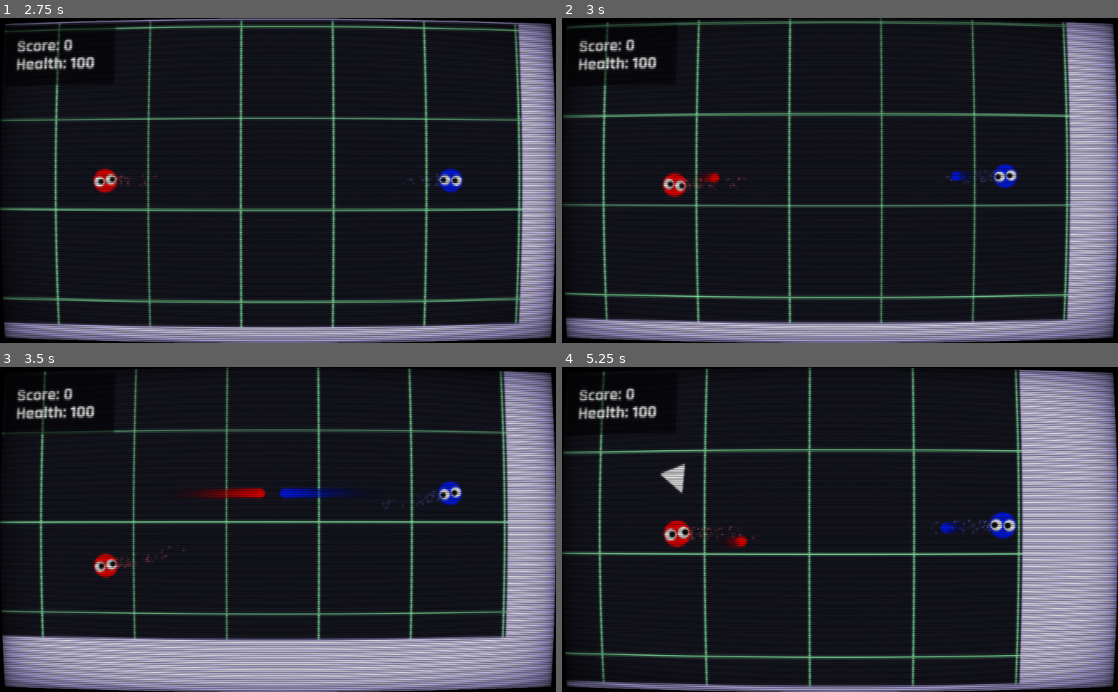
Above: before the commit, frames 1-4 (two rows, left to right).
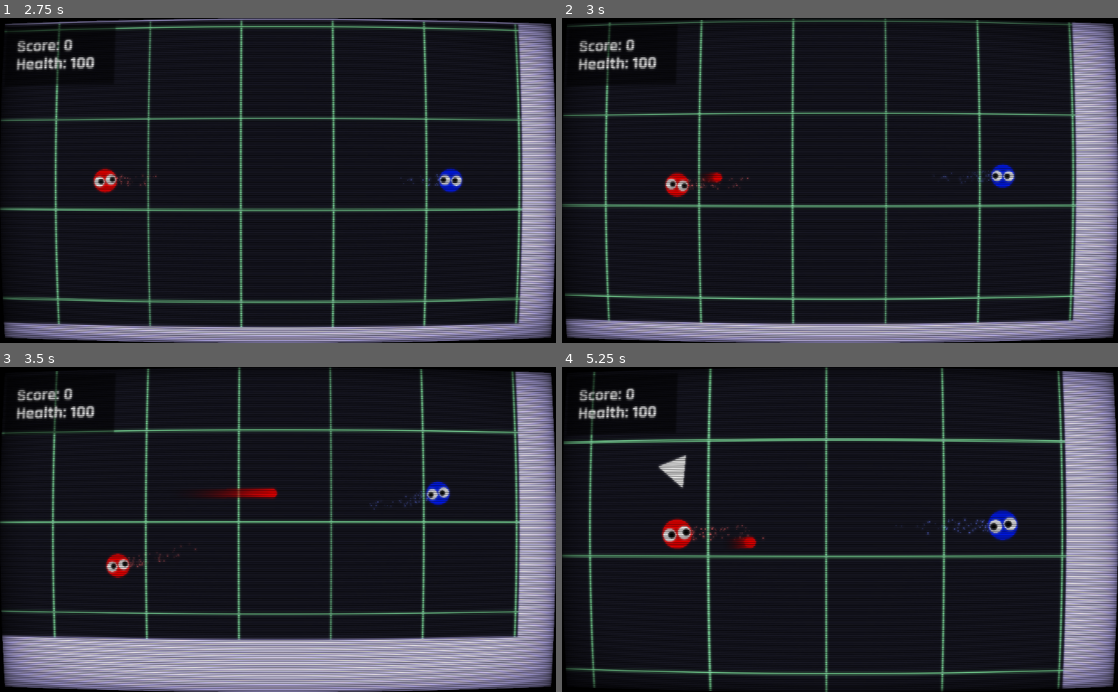
Above: after the commit, the same moments.

Repository: thomas-armena/crossfire
Game: Godot game, scene res://Scenes/MainMenu/MainMenu.tscn
Two runs of this game, one before a commit and one after it. Both use one fixed random seed, a clock stepped at 60 frames per second and the inputs below.
Inputs (mouse positions are in pixels of both pictures, inside the frame that each line leads up to):
- Up to frame 1 (2.75 s): click "Press ENTER to play" at 0.5 s; click "Press ENTER to play" at 1.25 s; tap Enter at 2 s; move the mouse to (400, 164) at 2.02 s; hold D (p1_move_right) from 2.03 s (still down); hold Enter from 2.03 s (still down); click (400, 164) at 2.17 s
- Up to frame 2 (3 s): move the mouse to (728, 196) at 2.77 s; release D (p1_move_right) at 2.78 s; release Enter at 2.78 s; hold S (p1_move_down) from 2.78 s (still down); tap Space (p1_shoot) at 2.85 s; click (728, 196) at 2.92 s
- Up to frame 3 (3.5 s): keep holding S (p1_move_down); tap Enter at 3.05 s
- Up to frame 4 (5.25 s): move the mouse to (895, 458) at 3.52 s; release S (p1_move_down) at 3.53 s; hold D (p1_move_right) 3.53-4.28 s; hold Enter 3.53-4.28 s; click (895, 458) at 3.67 s; move the mouse to (812, 594) at 4.27 s; hold W (p1_move_up) 4.28-5.03 s; tap Enter at 4.35 s; click (812, 594) at 4.42 s; move the mouse to (1006, 578) at 5.02 s; hold A (p1_move_left) from 5.03 s (still down); hold Enter from 5.03 s (still down); tap Space (p1_shoot) at 5.1 s; click (1006, 578) at 5.17 s

Frame 1 is identical in both runs. In frame 2, 10% of the frame differs, in the area x 0-93%, y 0-95%; in frame 3, 8.8%; in frame 4, 21%, in the area x 0-91%, y 0-100%.

Commit message:
Auto play background music

Diff:
--- /dev/null
+++ b/Scenes/BackgroundMusic.tscn
@@ -0,0 +1,8 @@
+[gd_scene load_steps=2 format=2]
+
+[ext_resource path="res://Sounds/snd_gamesong.wav" type="AudioStream" id=1]
+
+[node name="AudioStreamPlayer" type="AudioStreamPlayer"]
+stream = ExtResource( 1 )
+volume_db = -40.0
+autoplay = true
--- a/Scenes/Stage/Stage2.tscn
+++ b/Scenes/Stage/Stage2.tscn
@@ -1,7 +1,6 @@
-[gd_scene load_steps=10 format=2]
+[gd_scene load_steps=9 format=2]
 
 [ext_resource path="res://Scenes/Players/Player/Player.tscn" type="PackedScene" id=1]
-[ext_resource path="res://Sounds/snd_gamesong.wav" type="AudioStream" id=2]
 [ext_resource path="res://Scenes/Camera/CameraController.gd" type="Script" id=4]
 [ext_resource path="res://Scenes/Interface/Score/Score.tscn" type="PackedScene" id=5]
 [ext_resource path="res://Scenes/Camera/Camera.tscn" type="PackedScene" id=6]
@@ -109,8 +108,3 @@
 
 [node name="SpawnPoint9" type="Position2D" parent="EnemySpawner"]
 position = Vector2( 954.594, 216.375 )
-
-[node name="AudioStreamPlayer" type="AudioStreamPlayer" parent="."]
-stream = ExtResource( 2 )
-volume_db = -35.32
-autoplay = true
--- a/project.godot
+++ b/project.godot
@@ -22,6 +22,7 @@
 [autoload]
 
 GameState="*res://Scenes/GameState.gd"
+BackgroundMusic="*res://Scenes/BackgroundMusic.tscn"
 
 [input]
 
@@ -68,14 +69,11 @@
 p1_shoot={
 "deadzone": 0.5,
 "events": [ Object(InputEventKey,"resource_local_to_scene":false,"resource_name":"","device":0,"alt":false,"shift":false,"control":false,"meta":false,"command":false,"pressed":false,"scancode":32,"unicode":0,"echo":false,"script":null)
-, Object(InputEventKey,"resource_local_to_scene":false,"resource_name":"","device":0,"alt":false,"shift":false,"control":false,"meta":false,"command":false,"pressed":false,"scancode":69,"unicode":0,"echo":false,"script":null)
  ]
 }
 p2_shoot={
 "deadzone": 0.5,
-"events": [ Object(InputEventKey,"resource_local_to_scene":false,"resource_name":"","device":0,"alt":false,"shift":false,"control":false,"meta":false,"command":false,"pressed":false,"scancode":32,"unicode":0,"echo":false,"script":null)
-, Object(InputEventKey,"resource_local_to_scene":false,"resource_name":"","device":0,"alt":false,"shift":false,"control":false,"meta":false,"command":false,"pressed":false,"scancode":85,"unicode":0,"echo":false,"script":null)
-, Object(InputEventMouseButton,"resource_local_to_scene":false,"resource_name":"","device":0,"alt":false,"shift":false,"control":false,"meta":false,"command":false,"button_mask":0,"position":Vector2( 0, 0 ),"global_position":Vector2( 0, 0 ),"factor":1.0,"button_index":2,"pressed":false,"doubleclick":false,"script":null)
+"events": [ Object(InputEventMouseButton,"resource_local_to_scene":false,"resource_name":"","device":0,"alt":false,"shift":false,"control":false,"meta":false,"command":false,"button_mask":0,"position":Vector2( 0, 0 ),"global_position":Vector2( 0, 0 ),"factor":1.0,"button_index":2,"pressed":false,"doubleclick":false,"script":null)
  ]
 }
 
